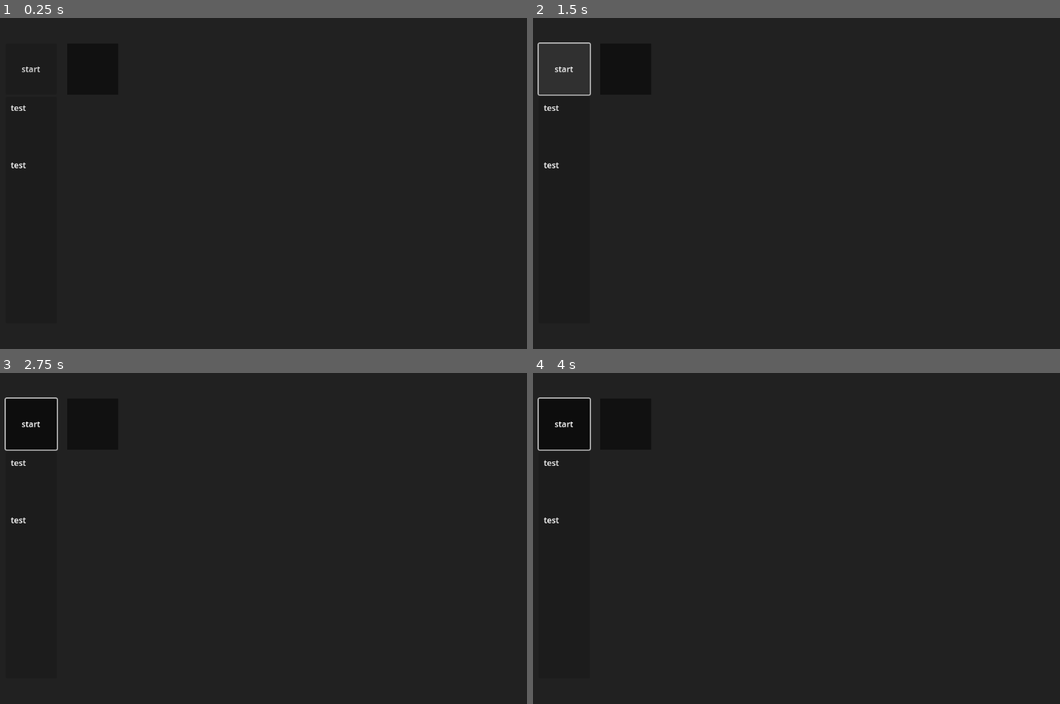
Above: before the commit, frames 1-4 (two rows, left to right).
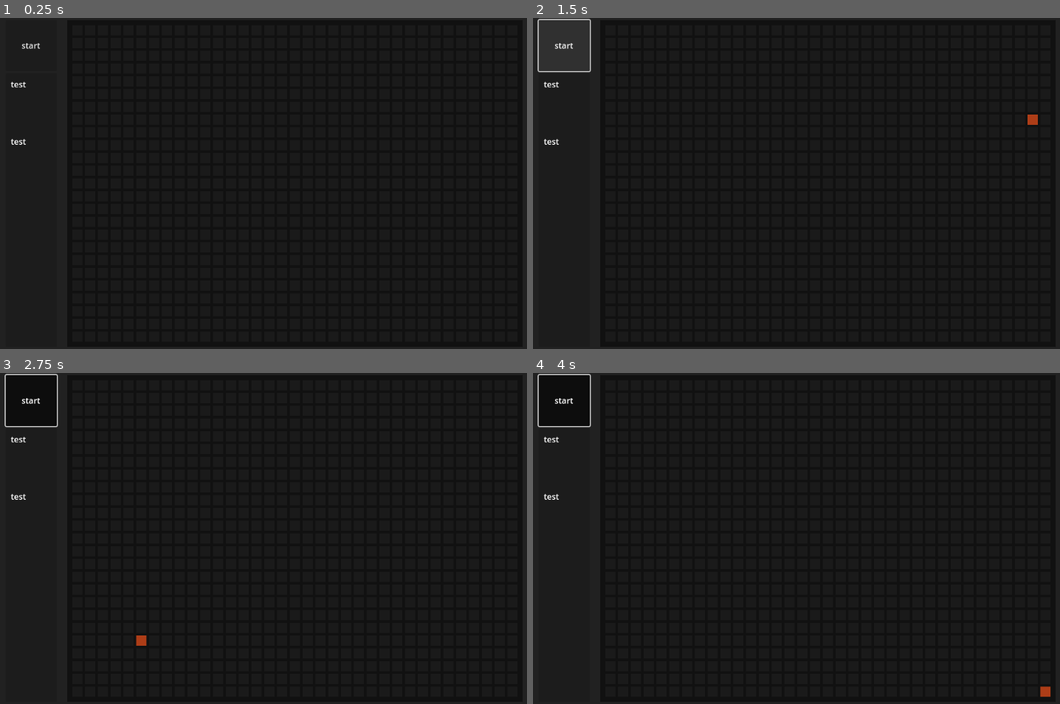
Above: after the commit, the same moments.

Repository: emecdelam/multiplayer_snake
Game: Godot game, scene res://scenes/main_game.tscn
The game is run twice, just before and just after one commit, with the same random seed, the same clock (stepped at 60 frames per second) and the same inputs.
Inputs:
- Up to frame 1 (0.25 s): no input
- Up to frame 2 (1.5 s): click "start" at 0.5 s; click "start" at 1.25 s
- Up to frame 3 (2.75 s): click "start" at 2 s
- Up to frame 4 (4 s): tap Enter at 2.75 s; tap Space at 3.5 s

The runs differ from the first frame. In frame 1, 0.2% of the frame differs, in the area x 1-8%, y 7-46%; in frame 2, 0.5%; in frame 3, 0.5%, in the area x 0-28%, y 0-83%; in frame 4, 0.5%.
Error before the commit: Parse Error: Preload file "res://cell.tscn" does not exist. (res://scripts/main_game.gd:13)

Commit message:
backup sockets semi working

Diff:
--- /dev/null
+++ b/scenes/test.tscn
@@ -0,0 +1,6 @@
+[gd_scene load_steps=2 format=3 uid="uid://dbqa85t1pgrvs"]
+
+[ext_resource type="Script" path="res://scripts/test_script.gd" id="1_yupfh"]
+
+[node name="Node" type="Node"]
+script = ExtResource("1_yupfh")
--- a/scripts/main_game.gd
+++ b/scripts/main_game.gd
@@ -10,7 +10,7 @@
 
 var started = false
 @onready var tick_count = 0
-@onready var cell = preload("res://cell.tscn")
+@onready var cell = preload("res://scenes/cell.tscn")
 @onready var panel_position = get_parent().position
 var map:Array = []
 
--- a/scripts/multiplayer.gd
+++ b/scripts/multiplayer.gd
@@ -1,24 +1,35 @@
 extends Node
-class_name __Multiplayer
+class_name Multiplayer
 
 
 var last_input_a = null
 var last_input_b = null
-func _init(player_a:Player, player_b:Player):
-	self.player_a = player_a
-	self.player_b = player_b
+var player_a : Player
+var player_b : Player
+var thread_a = Thread.new()
+var thread_b = Thread.new()
+func _init(p_a:Player, p_b:Player):
+	self.player_a = p_a
+	self.player_b = p_b
 
 func send_output(game_state):
 	self.player_a.send_output(game_state)
 	self.player_b.send_output(game_state)
 
 func create_two_players():
+	print("[DEBUG] starting player_a coroutine")
+	if thread_a.start(self.player_a.create_process) != OK:
+		print("[ERROR] thread A failed")
+	print("[DEBUG] starting player_b coroutine")
+	if thread_b.start(self.player_b.create_process) != OK:
+		print("[ERROR thread B failed")
+
+
+
+
+func listen_for_inputs():
 	self.player_a.initialize_websockets()
 	self.player_b.initialize_websockets()
-	await self.player_a.create_process()
-	await self.player_b.create_process()
-
-func listen_for_inputs():
 	var listen_a = self.player_a.listen()
 	var listen_b = self.player_b.listen()
 	if listen_a == null and listen_b == null:
@@ -28,8 +39,15 @@
 	elif listen_a == null and listen_b != null:
 		last_input_b = listen_b
 	if last_input_a != null and last_input_b != null:
-		var returned = [last_input_a,last_input_b]
+		var returned = [[self.player_a,last_input_a],[self.player_b,last_input_b]]
 		last_input_a = null
 		last_input_b = null
 		return returned
 	return null
+
+func kill_both_players():
+	print("[DEBUG] killing both trhreads")
+	self.player_a.kill()
+	thread_a.wait_to_finish()
+	self.player_b.kill()
+	thread_b.wait_to_finish()
--- a/scripts/player.gd
+++ b/scripts/player.gd
@@ -2,10 +2,17 @@
 
 class_name Player
 
-func _init(id:int, port:int, exec_path:String):
-	self.id = id
+var player_id: int
+var port: int
+var exec_path: String
+var arguments: Array
+
+func _init(id:int, port:int, exec_path:String, argument:Array):
+	self.player_id = id
 	self.port = port
-	self.path = exec_path
+	self.exec_path = exec_path
+	self.arguments = argument
+	self.arguments.append(port)
 
 
 @onready var body:Array = []
@@ -31,5 +38,10 @@
 	socket.send(output)
 
 func create_process():
-	OS.execute(self.path, [str(self.port)],out,true,true)
+	print("[DEBUG] creating a process : "+self.exec_path + " : "+str(self.arguments))
+	OS.execute(self.exec_path, self.arguments,out,true,true)
+	print("[DEBUG] out : "+str(out))
 	return out
+
+func kill():
+	send_output("[STOP]")
--- /dev/null
+++ b/scripts/test_script.gd
@@ -0,0 +1,37 @@
+extends Node
+
+var player_a : Player
+var player_b : Player
+var multi : Multiplayer
+func _ready():
+	print("[DEBUG] starting players")
+	player_a = Player.new(1, 8765, "python3", ["python/player_code/main.py"])
+	player_b = Player.new(2, 8766, "python3", ["python/player_code/main.py"])
+	print("[DEBUG] creating multi")
+	multi = Multiplayer.new(player_a, player_b)
+	multi.create_two_players()
+
+var time_elapsed = 0.0
+var interval = 1.0  # Interval in seconds
+var count = 0
+# Called every frame. 'delta' is the elapsed time since the previous frame.
+func _process(delta):
+	if count == 5:
+		multi.kill_both_players()
+		count += 1
+	if count > 5:
+		return
+	time_elapsed += delta
+	if time_elapsed >= interval:
+		count += 1
+		time_elapsed = 0.0
+		_on_timer_timeout()
+
+func _on_timer_timeout():
+
+
+	print("[DEBUG] sending packets")
+	multi.send_output("test packet")
+	var ret = multi.listen_for_inputs()
+	print("[DEBUG] listening")
+	print(ret)
--- a/scripts/websockets.gd
+++ b/scripts/websockets.gd
@@ -3,11 +3,12 @@
 
 var socket
 var url
+var port
+
 func _init(port:int):
+	print("[DEBUG] Starting socket class at port "+str(port))
 	url = "ws://localhost:"+str(port)
 	socket = WebSocketPeer.new()
-
-
 
 func start():
 	var err = self.socket.connect_to_url(self.url)
@@ -22,7 +23,7 @@
 func listen():
 	self.socket.poll()
 	var state = self.socket.get_ready_state()
-
+	print("[DEBUG] listening sockets "+ str(state))
 	# WebSocketPeer.STATE_OPEN means the socket is connected and ready
 	# to send and receive data.
 	if state == WebSocketPeer.STATE_OPEN:
Not shown, changed: python/player_code/main.py
